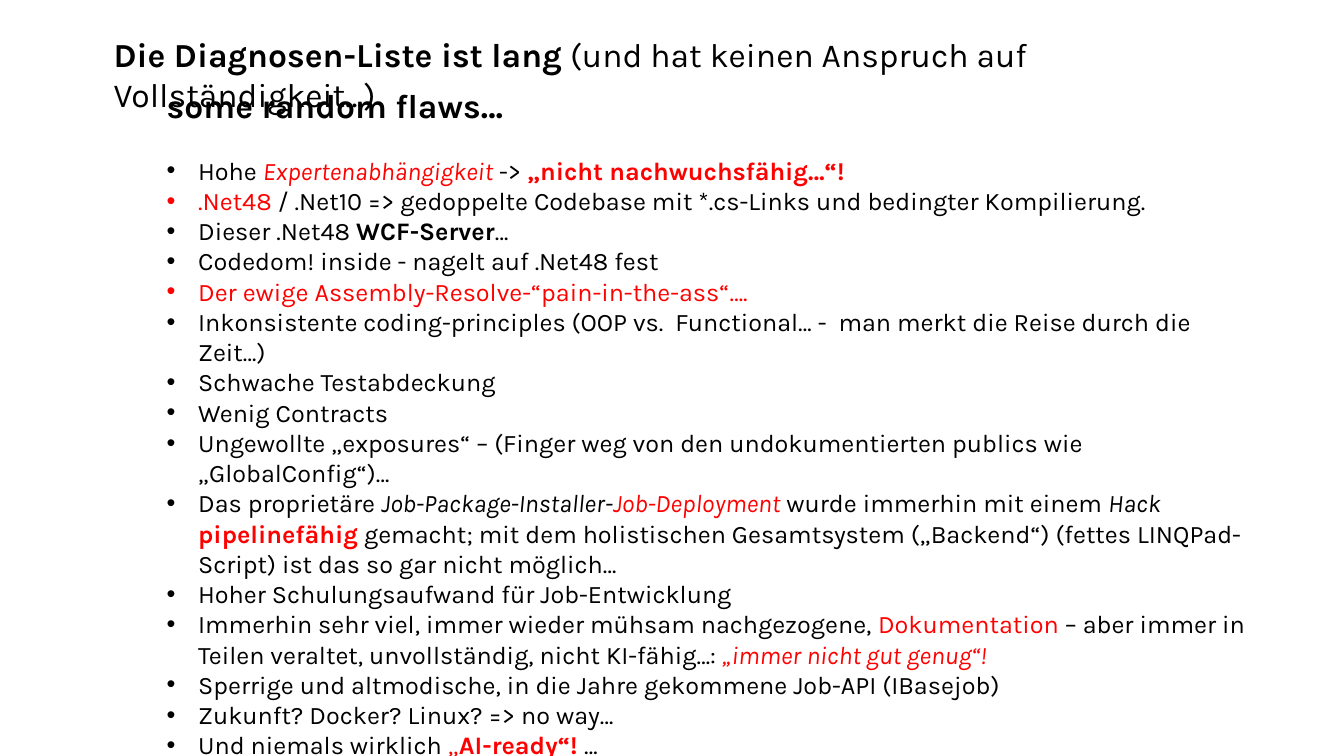
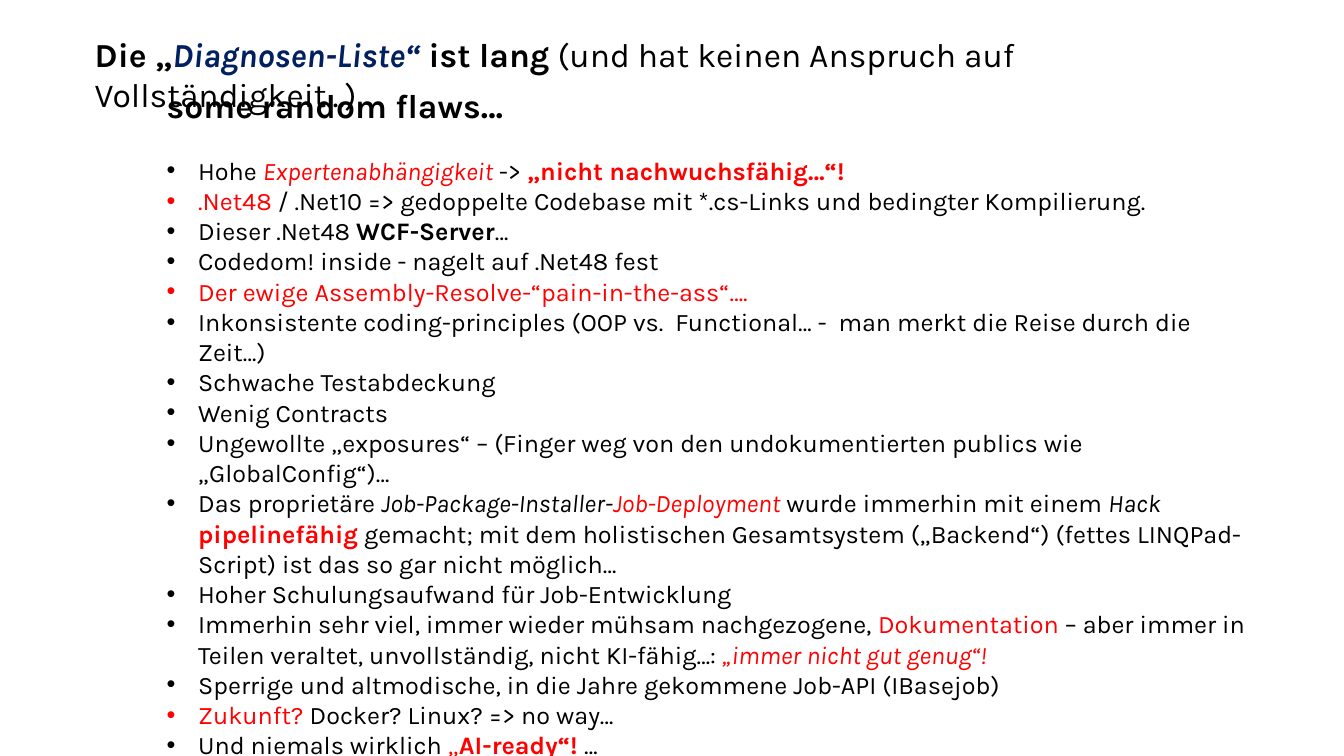
Before and after one commit to ckluth/josyn-platform, a slide deck: slide 2 of josyn-intro.pptx. Drawn at 1344x756 pixels with LibreOffice and Linux fonts; fonts in the diff are those of the drawing. Boxes give left, top, right and bottom in pixels: in the first picture for what was removed or moved away, otherwise in the second. Text is boxed around its words. In the diff, an @@ line names an element or a change of style, - is before the commit and + after.

```diff
--- a/josyn-intro.pptx
+++ b/josyn-intro.pptx
@@ text at (95,42,1014,76): text changed @@
-Die Diagnosen-Liste ist lang (und hat keinen Anspruch auf Vollständigkeit…)
+Die „Diagnosen-Liste“ ist lang (und hat keinen Anspruch auf Vollständigkeit…)
@@ text at (198,706,483,725): text colour #000000 to #FF0000 in "Zukunft?" @@
```
Also in this commit, not shown: 5 other slides changed.
